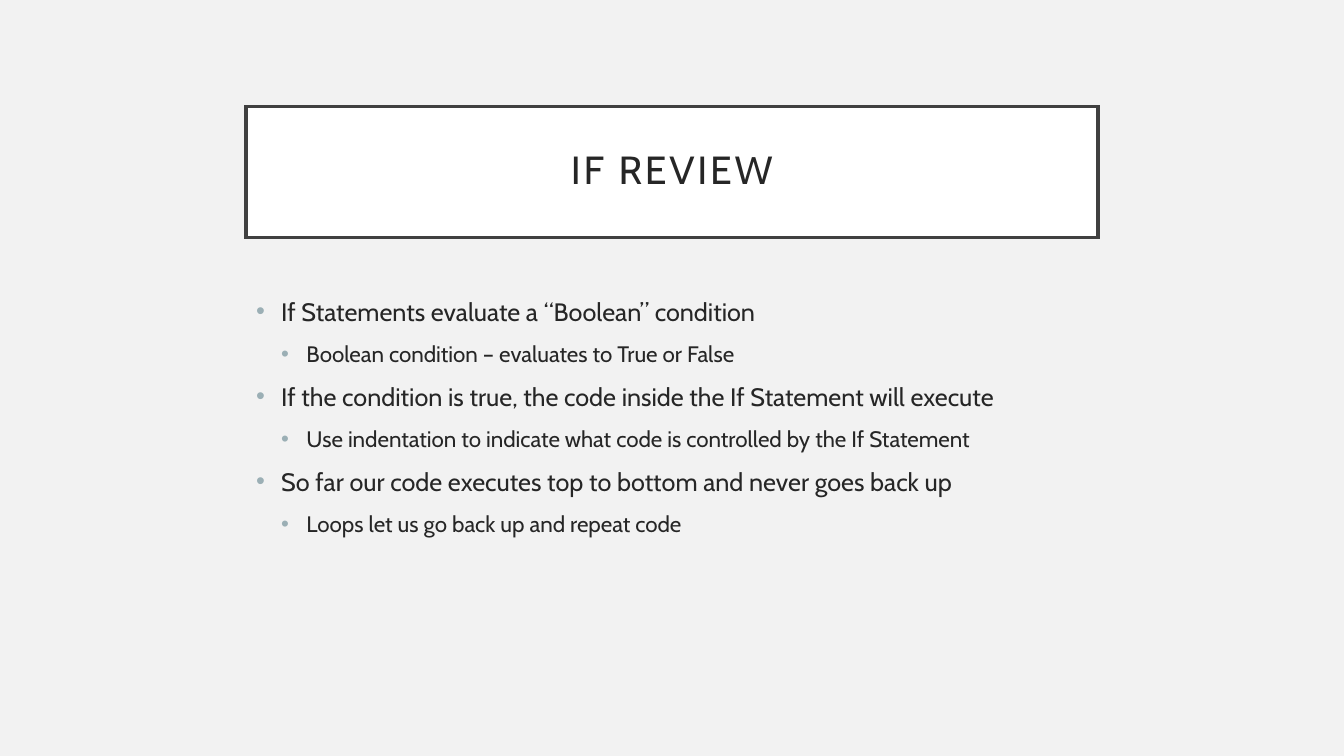
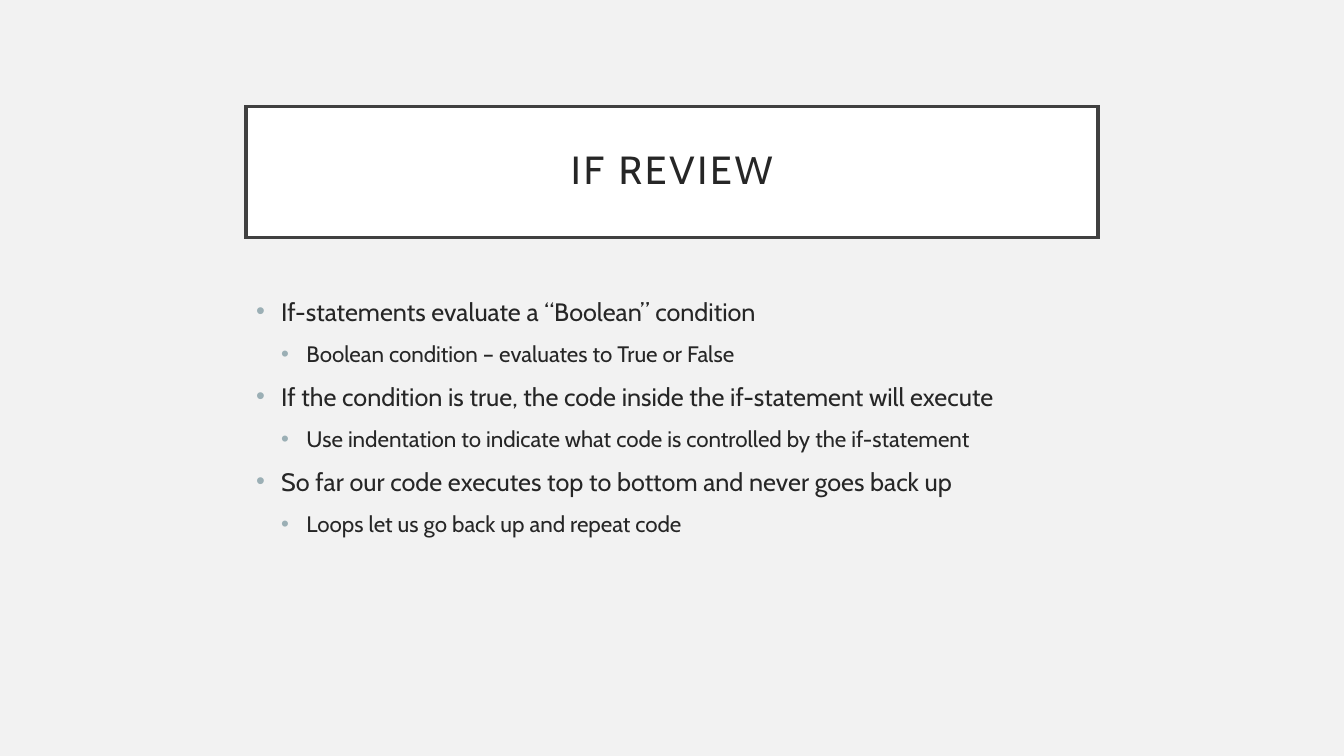
Before and after one commit to rsera/Junior-Knights, a slide deck: slide 2 of Python Day 4 While Loops.pptx. Drawn at 1344x756 pixels with LibreOffice and Linux fonts; fonts in the diff are those of the drawing. Boxes give left, top, right and bottom in pixels: in the first picture for what was removed or moved away, otherwise in the second. Text is boxed around its words. In the diff, an @@ line names an element or a change of style, - is before the commit and + after.

```diff
--- a/Python Day 4 While Loops.pptx
+++ b/Python Day 4 While Loops.pptx
@@ text at [281,302,755,322]: text changed @@
-• If Statements evaluate a “Boolean” condition
+• If-statements evaluate a “Boolean” condition
@@ text at [281,387,993,453]: text changed @@
-• If the condition is true, the code inside the If Statement will execute
-  • Use indentation to indicate what code is controlled by the If Statement
+• If the condition is true, the code inside the if-statement will execute
+  • Use indentation to indicate what code is controlled by the if-statement
```
Also in this commit, not shown: 6 other slides changed, 4 slides added, 1 slide removed, 1 other file.
